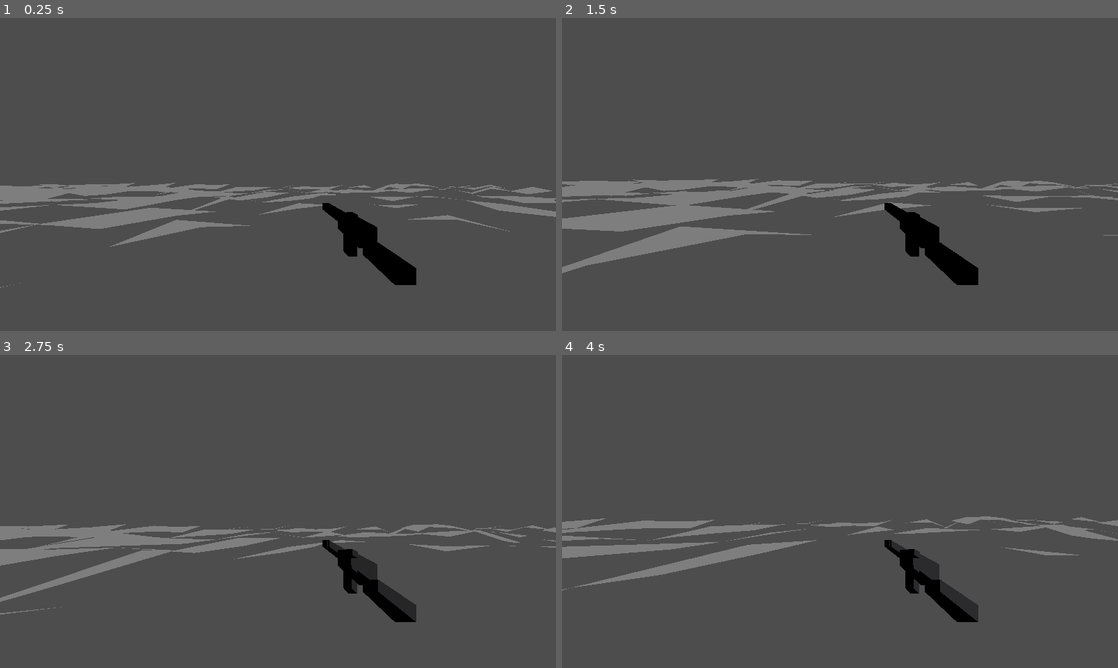
Above: before the commit, frames 1-4 (two rows, left to right).
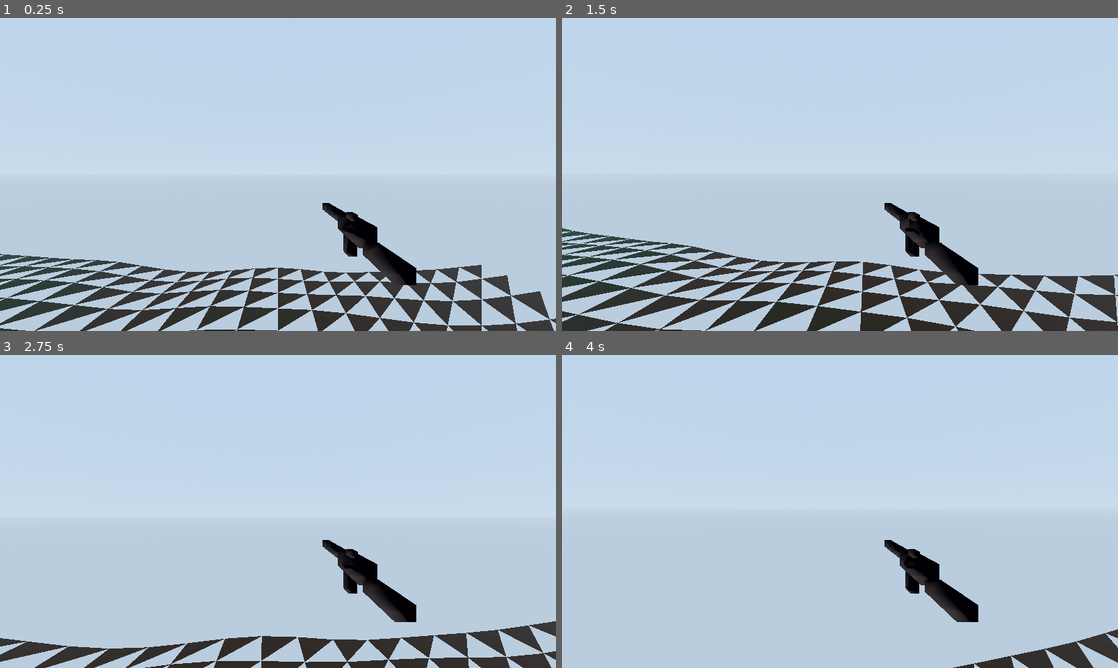
Above: after the commit, the same moments.

Repository: cybernattor/rankborn
Game: Godot game, scene res://scenes/game/game_scene.tscn
Same seed, same stepped clock (60 frames per second), same inputs: the game is played once before the commit and once after it. This scene is started directly instead of the project's main scene.
Inputs (mouse positions are in pixels of both pictures, inside the frame that each line leads up to):
- Up to frame 1 (0.25 s): no input
- Up to frame 2 (1.5 s): tap Enter (ui_accept) at 0.5, 0.77 s; move the mouse to (867, 174) at 0.52 s; press the mouse at (867, 174) at 0.53 s; hold W (move_forward) from 0.53 s (still down); move the mouse to (812, 174) at 1.27 s; release the mouse at (812, 174) at 1.28 s; click (812, 174) at 1.35 s
- Up to frame 3 (2.75 s): keep holding W (move_forward); tap Enter (ui_accept) at 1.52 s; move the mouse to (289, 505) at 2.02 s; press the mouse at (289, 505) at 2.03 s
- Up to frame 4 (4 s): keep holding W (move_forward); move the mouse to (834, 517) at 2.77 s; release the mouse at (834, 517) at 2.78 s; click (834, 517) at 2.85 s; tap Enter (ui_accept) at 3.02, 3.77 s; move the mouse to (878, 514) at 3.52 s; press the mouse at (878, 514) at 3.53 s

The runs differ from the first frame. In frame 1, 96% of the frame differs, in the area x 0-100%, y 0-100%; in frame 2, 98%; in frame 3, 99%; in frame 4, 100%.

Commit message:
feat: enhance game scene and terrain generation
- Updated game scene to improve environmental settings with a new sky and lighting configuration.
- Adjusted ground size and spawn point positions for better gameplay experience.
- Refactored terrain generation to utilize noise for height variation, enhancing visual fidelity.
- Simplified humanoid mesh creation by consolidating box creation logic.
- Introduced new terrain material for improved visual representation.

Diff:
--- a/project.godot
+++ b/project.godot
@@ -27,7 +27,6 @@
 window/size/window_width_override=1280
 window/size/window_height_override=720
 window/stretch/mode="viewport"
-window/stretch/aspect="keep"
 window/stretch/scale=0.0
 
 [input]
@@ -54,7 +53,7 @@
 }
 shoot={
 "deadzone": 0.2,
-"events": [Object(InputEventMouseButton,"resource_local_to_s …(102 unchanged characters)… rl_pressed":false,"meta_pressed":false,"pressed":false,"button_mask":1,"position":Vector2(0, 0), …(129 unchanged characters)…
+"events": [Object(InputEventMouseButton,"resource_local_to_s …(102 unchanged characters)… rl_pressed":false,"meta_pressed":false,"button_mask":1,"position":Vector2(0, 0), …(129 unchanged characters)…
 ]
 }
 interact={
--- a/scenes/game/game_scene.tscn
+++ b/scenes/game/game_scene.tscn
@@ -5,7 +5,7 @@
 [ext_resource type="PackedScene" path="res://scenes/ui/pause_menu.tscn" id="3"]
 
 [sub_resource type="BoxShape3D" id="BoxShape3D_ground"]
-size = Vector3(100, 1, 100)
+size = Vector3(100, 20, 100)
 
 [node name="GameScene" type="Node3D"]
 script = ExtResource("1")
@@ -19,7 +19,6 @@
 [node name="GroundBody" type="StaticBody3D" parent="."]
 
 [node name="CollisionShape3D" type="CollisionShape3D" parent="GroundBody"]
-transform = Transform3D(1, 0, 0, 0, 1, 0, 0, 0, 1, 0, -0.5, 0)
 shape = SubResource("BoxShape3D_ground")
 
 [node name="Players" type="Node3D" parent="."]
@@ -31,19 +30,19 @@
 [node name="SpawnPoints" type="Node3D" parent="."]
 
 [node name="Spawn1" type="Marker3D" parent="SpawnPoints"]
-transform = Transform3D(1, 0, 0, 0, 1, 0, 0, 0, 1, -5, 1, 0)
+transform = Transform3D(1, 0, 0, 0, 1, 0, 0, 0, 1, -20, 10, -20)
 
 [node name="Spawn2" type="Marker3D" parent="SpawnPoints"]
-transform = Transform3D(1, 0, 0, 0, 1, 0, 0, 0, 1, 5, 1, 0)
+transform = Transform3D(1, 0, 0, 0, 1, 0, 0, 0, 1, 20, 10, -20)
 
 [node name="Spawn3" type="Marker3D" parent="SpawnPoints"]
-transform = Transform3D(1, 0, 0, 0, 1, 0, 0, 0, 1, 0, 1, -5)
+transform = Transform3D(1, 0, 0, 0, 1, 0, 0, 0, 1, -20, 10, 20)
 
 [node name="Spawn4" type="Marker3D" parent="SpawnPoints"]
-transform = Transform3D(1, 0, 0, 0, 1, 0, 0, 0, 1, 0, 1, 5)
+transform = Transform3D(1, 0, 0, 0, 1, 0, 0, 0, 1, 20, 10, 20)
 
 [node name="Spawn5" type="Marker3D" parent="SpawnPoints"]
-transform = Transform3D(1, 0, 0, 0, 1, 0, 0, 0, 1, -5, 1, -5)
+transform = Transform3D(1, 0, 0, 0, 1, 0, 0, 0, 1, 0, 10, -30)
 
 [node name="Spawn6" type="Marker3D" parent="SpawnPoints"]
-transform = Transform3D(1, 0, 0, 0, 1, 0, 0, 0, 1, 5, 1, 5)
+transform = Transform3D(1, 0, 0, 0, 1, 0, 0, 0, 1, 0, 10, 30)
--- a/scripts/mesh_utils.gd
+++ b/scripts/mesh_utils.gd
@@ -12,41 +12,19 @@
 	var st := SurfaceTool.new()
 	st.begin(Mesh.PRIMITIVE_TRIANGLES)
 
-	var torso_size := Vector3(0.5, 0.55, 0.3)
-	var torso_pos := Vector3(0, 0.95, 0)
-	var torso_col := Color(0.22, 0.38, 0.58)
-	_add_box(st, torso_pos, torso_size, torso_col)
+	_add_box(st, Vector3(0, 0.95, 0), Vector3(0.5, 0.55, 0.3), Color(0.22, 0.38, 0.58))
+	_add_box(st, Vector3(0, 1.48, 0), Vector3(0.28, 0.28, 0.28), Color(0.82, 0.68, 0.55))
+	_add_box(st, Vector3(0, 1.6, 0), Vector3(0.32, 0.16, 0.32), Color(0.25, 0.32, 0.2))
+	_add_box(st, Vector3(-0.38, 0.9, 0), Vector3(0.14, 0.45, 0.14), Color(0.22, 0.38, 0.58))
+	_add_box(st, Vector3(0.38, 0.9, 0), Vector3(0.14, 0.45, 0.14), Color(0.22, 0.38, 0.58))
+	_add_box(st, Vector3(-0.38, 0.62, 0), Vector3(0.1, 0.12, 0.1), Color(0.82, 0.68, 0.55))
+	_add_box(st, Vector3(0.38, 0.62, 0), Vector3(0.1, 0.12, 0.1), Color(0.82, 0.68, 0.55))
+	_add_box(st, Vector3(-0.13, 0.42, 0), Vector3(0.16, 0.5, 0.16), Color(0.2, 0.28, 0.18))
+	_add_box(st, Vector3(0.13, 0.42, 0), Vector3(0.16, 0.5, 0.16), Color(0.2, 0.28, 0.18))
+	_add_box(st, Vector3(-0.13, 0.12, -0.02), Vector3(0.17, 0.14, 0.22), Color(0.18, 0.15, 0.12))
+	_add_box(st, Vector3(0.13, 0.12, -0.02), Vector3(0.17, 0.14, 0.22), Color(0.18, 0.15, 0.12))
 
-	var head_size := Vector3(0.28, 0.28, 0.28)
-	var head_pos := Vector3(0, 1.48, 0)
-	var head_col := Color(0.82, 0.68, 0.55)
-	_add_box(st, head_pos, head_size, head_col)
-
-	var helmet_size := Vector3(0.32, 0.16, 0.32)
-	var helmet_pos := Vector3(0, 1.6, 0)
-	var helmet_col := Color(0.25, 0.32, 0.2)
-	_add_box(st, helmet_pos, helmet_size, helmet_col)
-
-	var arm_size := Vector3(0.14, 0.45, 0.14)
-	var arm_col := Color(0.22, 0.38, 0.58)
-	_add_box(st, Vector3(-0.38, 0.9, 0), arm_size, arm_col)
-	_add_box(st, Vector3(0.38, 0.9, 0), arm_size, arm_col)
-
-	var hand_size := Vector3(0.1, 0.12, 0.1)
-	var hand_col := Color(0.82, 0.68, 0.55)
-	_add_box(st, Vector3(-0.38, 0.62, 0), hand_size, hand_col)
-	_add_box(st, Vector3(0.38, 0.62, 0), hand_size, hand_col)
-
-	var leg_size := Vector3(0.16, 0.5, 0.16)
-	var leg_col := Color(0.2, 0.28, 0.18)
-	_add_box(st, Vector3(-0.13, 0.42, 0), leg_size, leg_col)
-	_add_box(st, Vector3(0.13, 0.42, 0), leg_size, leg_col)
-
-	var boot_size := Vector3(0.17, 0.14, 0.22)
-	var boot_col := Color(0.18, 0.15, 0.12)
-	_add_box(st, Vector3(-0.13, 0.12, -0.02), boot_size, boot_col)
-	_add_box(st, Vector3(0.13, 0.12, -0.02), boot_size, boot_col)
-
+	st.generate_normals()
 	return st.commit()
 
 
@@ -65,15 +43,20 @@
 	_add_box(st, Vector3(0, 0.03, -0.08), Vector3(0.025, 0.025, 0.06), metal)
 	_add_box(st, Vector3(0, 0, -0.52), Vector3(0.015, 0.035, 0.02), metal)
 
+	st.generate_normals()
 	return st.commit()
 
 
-static func make_terrain(size: float, resolution: int, height: float, seed_val: int) -> ArrayMesh:
+static func make_terrain(size: float, resolution: int, seed_val: int) -> ArrayMesh:
+	var noise := FastNoiseLite.new()
+	noise.seed = seed_val
+	noise.noise_type = FastNoiseLite.TYPE_SIMPLEX_SMOOTH
+	noise.frequency = 0.008
+	noise.fractal_octaves = 4
+
 	var st := SurfaceTool.new()
 	st.begin(Mesh.PRIMITIVE_TRIANGLES)
 
-	var rng := RandomNumberGenerator.new()
-	rng.seed = seed_val
 	var half := size / 2.0
 	var step := size / resolution
 
@@ -82,8 +65,14 @@
 		for x in range(resolution + 1):
 			var px := -half + x * step
 			var pz := -half + z * step
-			var py := rng.randf_range(-height, height)
+			var py := noise.get_noise_2d(px, pz) * 6.0
 			verts.append(Vector3(px, py, pz))
+
+	var dirt := Color(0.45, 0.32, 0.18)
+	var grass_dark := Color(0.22, 0.40, 0.15)
+	var grass_mid := Color(0.30, 0.52, 0.18)
+	var grass_light := Color(0.42, 0.60, 0.25)
+	var rock := Color(0.45, 0.42, 0.38)
 
 	for z in range(resolution):
 		for x in range(resolution):
@@ -93,32 +82,47 @@
 			var v2 := verts[i + resolution + 1]
 			var v3 := verts[i + resolution + 2]
 
-			var green := Color(
-				rng.randf_range(0.18, 0.38),
-				rng.randf_range(0.42, 0.62),
-				rng.randf_range(0.12, 0.22)
-			)
-			var green2 := Color(
-				rng.randf_range(0.15, 0.35),
-				rng.randf_range(0.38, 0.58),
-				rng.randf_range(0.1, 0.2)
-			)
+			var avg_h1 := (v0.y + v1.y + v2.y) / 3.0
+			var avg_h2 := (v1.y + v2.y + v3.y) / 3.0
+			var c1 := _terrain_color(avg_h1, dirt, grass_dark, grass_mid, grass_light, rock)
+			var c2 := _terrain_color(avg_h2, dirt, grass_dark, grass_mid, grass_light, rock)
 
-			st.set_color(green)
+			var n1 := (v1 - v0).cross(v2 - v0).normalized()
+			st.set_normal(n1)
+			st.set_color(c1)
 			st.add_vertex(v0)
-			st.set_color(green)
+			st.set_normal(n1)
+			st.set_color(c1)
+			st.add_vertex(v1)
+			st.set_normal(n1)
+			st.set_color(c1)
 			st.add_vertex(v2)
-			st.set_color(green)
+
+			var n2 := (v2 - v1).cross(v3 - v1).normalized()
+			st.set_normal(n2)
+			st.set_color(c2)
 			st.add_vertex(v1)
-
-			st.set_color(green2)
-			st.add_vertex(v1)
-			st.set_color(green2)
+			st.set_normal(n2)
+			st.set_color(c2)
 			st.add_vertex(v2)
-			st.set_color(green2)
+			st.set_normal(n2)
+			st.set_color(c2)
 			st.add_vertex(v3)
 
 	return st.commit()
+
+
+static func _terrain_color(h: float, dirt: Color, g_dark: Color, g_mid: Color, g_light: Color, rock: Color) -> Color:
+	if h < -2.0:
+		return dirt
+	elif h < 0.0:
+		return dirt.lerp(g_dark, (h + 2.0) / 2.0)
+	elif h < 1.5:
+		return g_dark.lerp(g_mid, h / 1.5)
+	elif h < 3.0:
+		return g_mid.lerp(g_light, (h - 1.5) / 1.5)
+	else:
+		return g_light.lerp(rock, clamp((h - 3.0) / 3.0, 0.0, 1.0))
 
 
 static func flat_material(color: Color, rough: float = 0.9) -> StandardMaterial3D:
@@ -126,6 +130,14 @@
 	mat.albedo_color = color
 	mat.roughness = rough
 	mat.metallic = 0.0
+	mat.flat_shading = true
+	return mat
+
+
+static func terrain_material() -> StandardMaterial3D:
+	var mat := StandardMaterial3D.new()
+	mat.vertex_color_use_as_albedo = true
+	mat.roughness = 0.85
 	mat.flat_shading = true
 	return mat
 
--- a/scripts/world/game_scene.gd
+++ b/scripts/world/game_scene.gd
@@ -10,6 +10,7 @@
 
 
 func _ready() -> void:
+	_setup_environment()
 	_build_lowpoly_terrain()
 	NetworkManager.player_connected.connect(_on_player_connected)
 	NetworkManager.player_disconnected.connect(_on_player_disconnected)
@@ -31,15 +32,44 @@
 		mobile_ui.interact_input.connect(_on_mobile_interact)
 
 
+func _setup_environment() -> void:
+	var env := Environment.new()
+	env.background_mode = Environment.BG_COLOR
+	env.background_color = Color(0.55, 0.7, 0.85)
+	env.ambient_light_source = Environment.AMBIENT_SOURCE_COLOR
+	env.ambient_light_color = Color(0.6, 0.65, 0.7)
+	env.ambient_light_energy = 0.5
+	env.tonemap_mode = Environment.TONE_MAPPER_ACES
+	env.fog_enabled = true
+	env.fog_light_color = Color(0.6, 0.7, 0.8)
+	env.fog_density = 0.002
+	env.fog_sky_affect = 0.8
+
+	var sky_mat := ProceduralSkyMaterial.new()
+	sky_mat.sky_top_color = Color(0.35, 0.55, 0.85)
+	sky_mat.sky_horizon_color = Color(0.65, 0.75, 0.85)
+	sky_mat.ground_bottom_color = Color(0.3, 0.25, 0.2)
+	sky_mat.ground_horizon_color = Color(0.6, 0.65, 0.6)
+
+	var sky := Sky.new()
+	sky.sky_material = sky_mat
+	env.sky = sky
+
+	var world_env := $WorldEnvironment
+	world_env.environment = env
+
+	var sun := $DirectionalLight3D
+	sun.light_color = Color(1.0, 0.95, 0.85)
+	sun.light_energy = 1.2
+	sun.shadow_enabled = true
+	sun.rotation_degrees = Vector3(-45, 30, 0)
+
+
 func _build_lowpoly_terrain() -> void:
-	var old_ground := get_node_or_null("Ground")
-	if old_ground:
-		old_ground.queue_free()
-
-	var terrain_mesh := MeshUtils.make_terrain(100.0, 30, 0.8, 42)
+	var terrain_mesh := MeshUtils.make_terrain(100.0, 30, 42)
 	var terrain_instance := MeshInstance3D.new()
 	terrain_instance.mesh = terrain_mesh
-	terrain_instance.position = Vector3(0, -0.5, 0)
+	terrain_instance.set_surface_override_material(0, MeshUtils.terrain_material())
 	add_child(terrain_instance)
 
 	var ground_body := get_node_or_null("GroundBody")
@@ -54,9 +84,9 @@
 
 	var col := CollisionShape3D.new()
 	var box := BoxShape3D.new()
-	box.size = Vector3(100, 1, 100)
+	box.size = Vector3(100, 20, 100)
 	col.shape = box
-	col.position = Vector3(0, -0.5, 0)
+	col.position = Vector3(0, -3, 0)
 	ground_body.add_child(col)
 
 
@@ -89,9 +119,11 @@
 
 func _get_spawn_position(id: int) -> Vector3:
 	if spawn_points.get_child_count() == 0:
-		return Vector3(0, 1, 0)
+		return Vector3(0, 10, 0)
 	var spawn_index: int = absi(id) % spawn_points.get_child_count()
-	return spawn_points.get_child(spawn_index).global_position
+	var pos: Vector3 = spawn_points.get_child(spawn_index).global_position as Vector3
+	pos.y = 10.0
+	return pos
 
 
 func _on_mobile_move(vec: Vector2) -> void:
